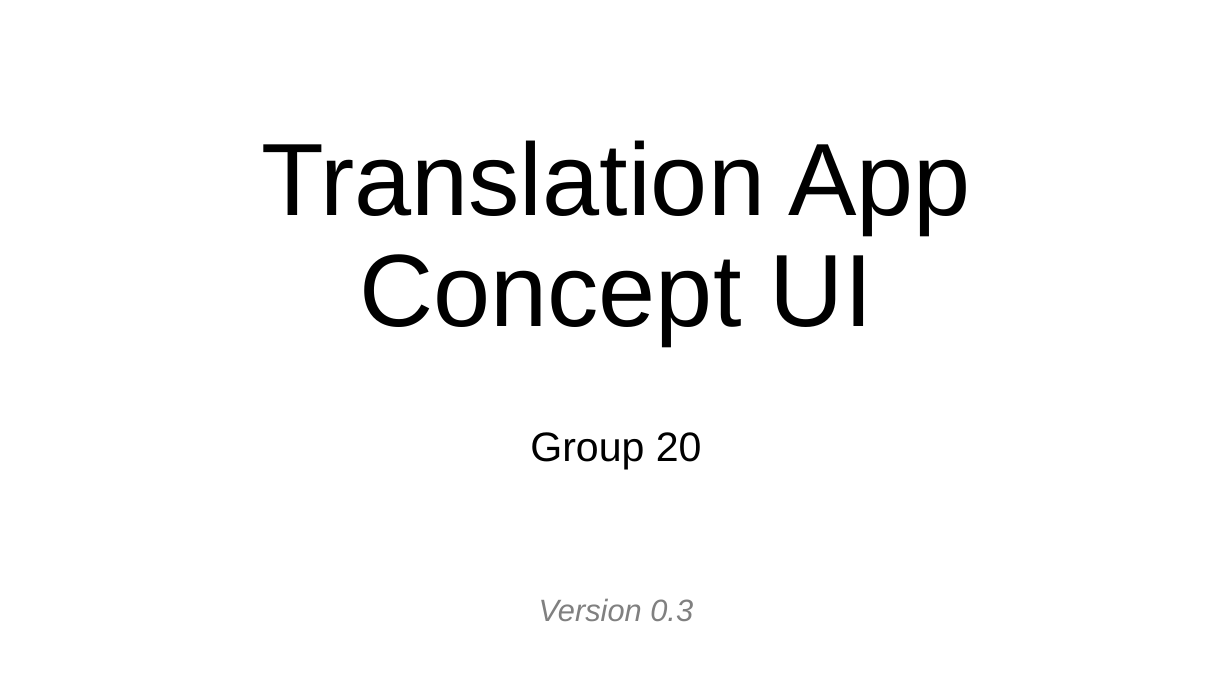
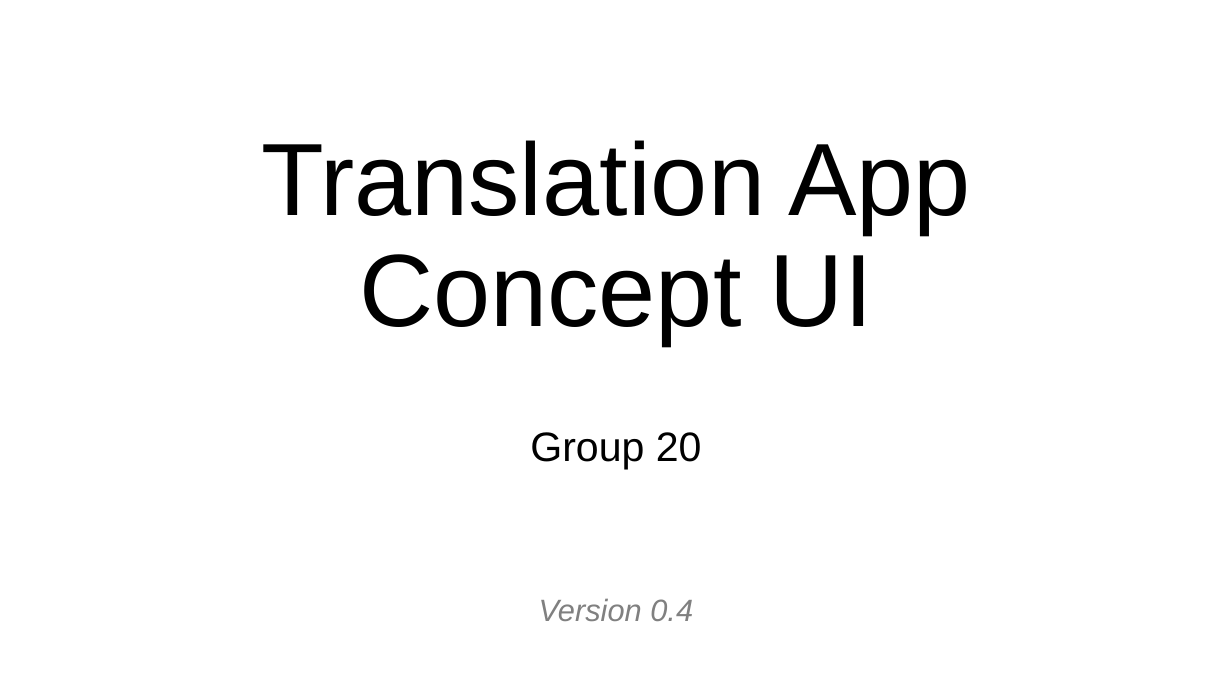
Before and after one commit to SaltyW123/gp20, a slide deck: slide 1 of dev/20200218/osp1/UI-Spec-Presentation/Demo_of_UI.odp. Drawn at 1232x694 pixels with LibreOffice and Linux fonts; fonts in the diff are those of the drawing. Boxes give left, top, right and bottom in pixels: in the first picture for what was removed or moved away, otherwise in the second. Text is boxed around its words. In the diff, an @@ line names an element or a change of style, - is before the commit and + after.

```diff
--- a/dev/20200218/osp1/UI-Spec-Presentation/Demo_of_UI.odp
+++ b/dev/20200218/osp1/UI-Spec-Presentation/Demo_of_UI.odp
@@ text at <box>539,598,693,621</box>: text changed @@
-Version 0.3
+Version 0.4
```
Also in this commit, not shown: 15 other slides changed, 1 slide added, 21 other files.
